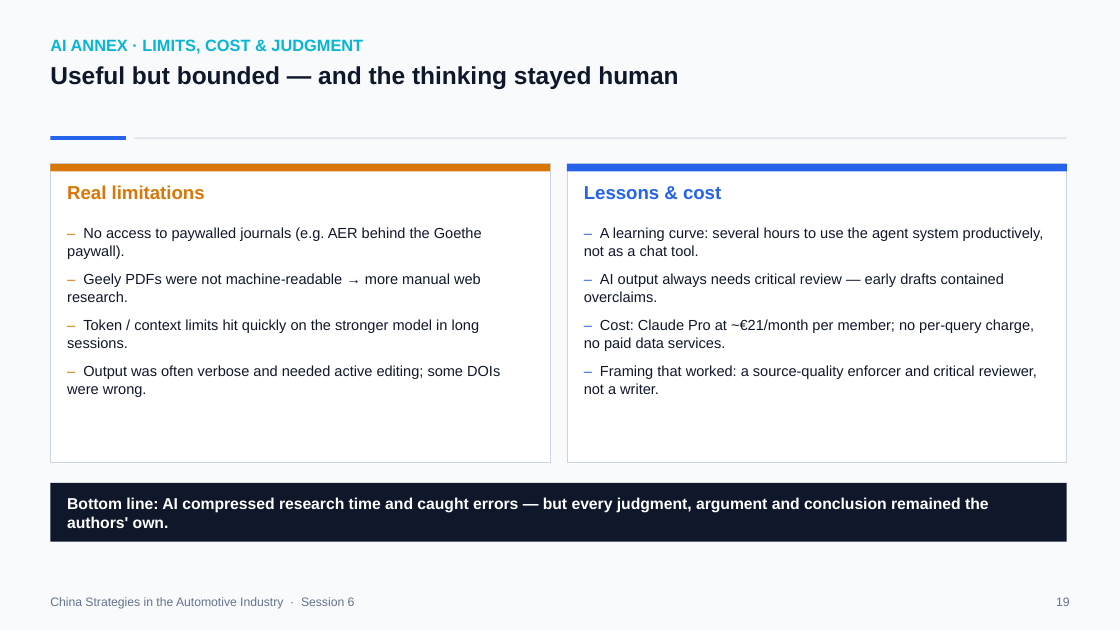
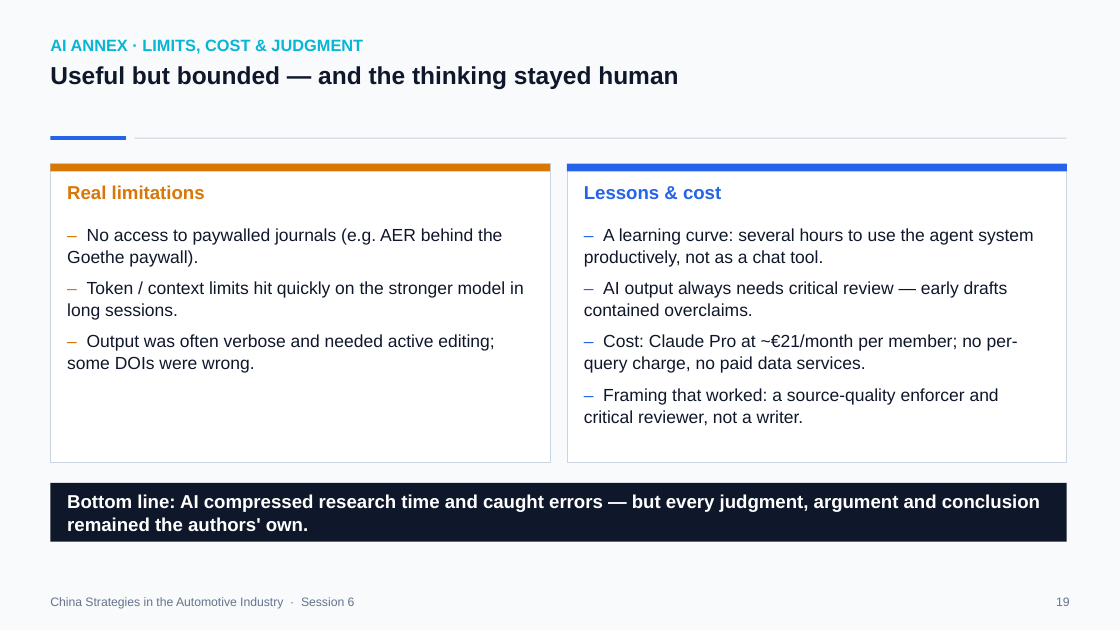
Before and after one commit to mickeymousehacker/CHINA-seminar-paper, a slide deck: slide 19 of research/presentation/China-Strategies-Presentation-FINAL.pptx. Drawn at 1120x630 pixels with LibreOffice and Linux fonts; fonts in the diff are those of the drawing. Boxes give left, top, right and bottom in pixels: in the first picture for what was removed or moved away, otherwise in the second. Text is boxed around its words. In the diff, an @@ line names an element or a change of style, - is before the commit and + after.

```diff
--- a/research/presentation/China-Strategies-Presentation-FINAL.pptx
+++ b/research/presentation/China-Strategies-Presentation-FINAL.pptx
@@ text "– No access to paywalled ..." at [67, 228, 524, 373]: size 12.5 to 15 pt @@
@@ text "– A learning curve: several ..." at [584, 228, 1033, 426]: size 12.5 to 15 pt @@
@@ text at [67, 273, 481, 302]: paragraph removed @@
-– Geely PDFs were not machine-readable → more manual web research.
@@ text "Bottom line: AI compressed research ..." at [67, 494, 1040, 531]: size 13.5 to 16 pt @@
```
Also in this commit, not shown: 19 other slides changed.
